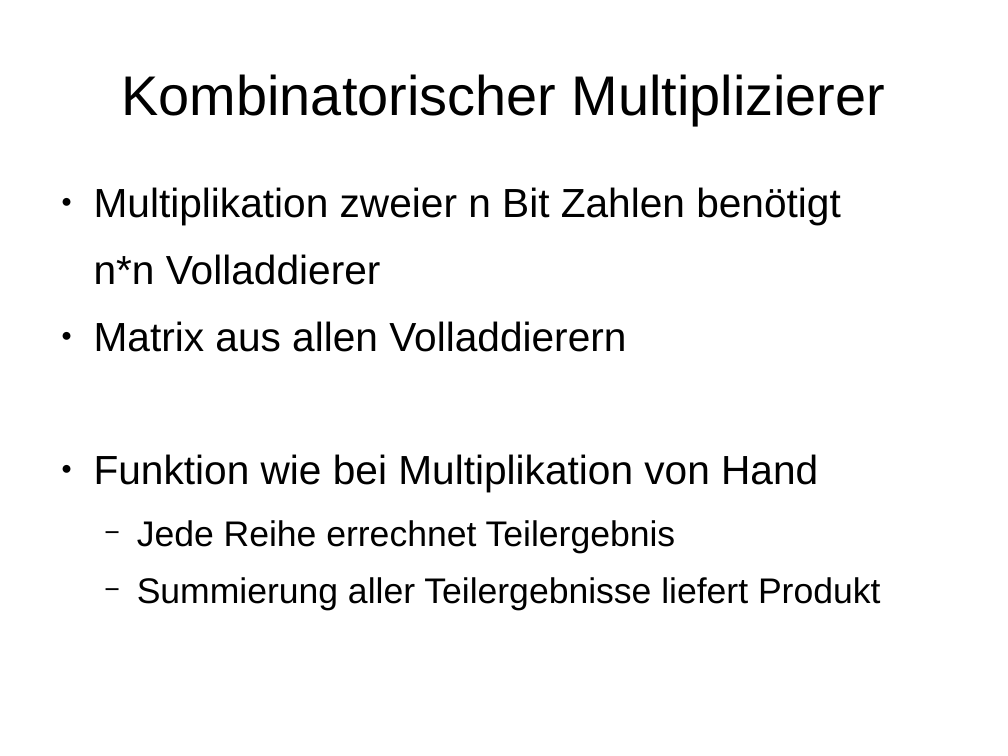
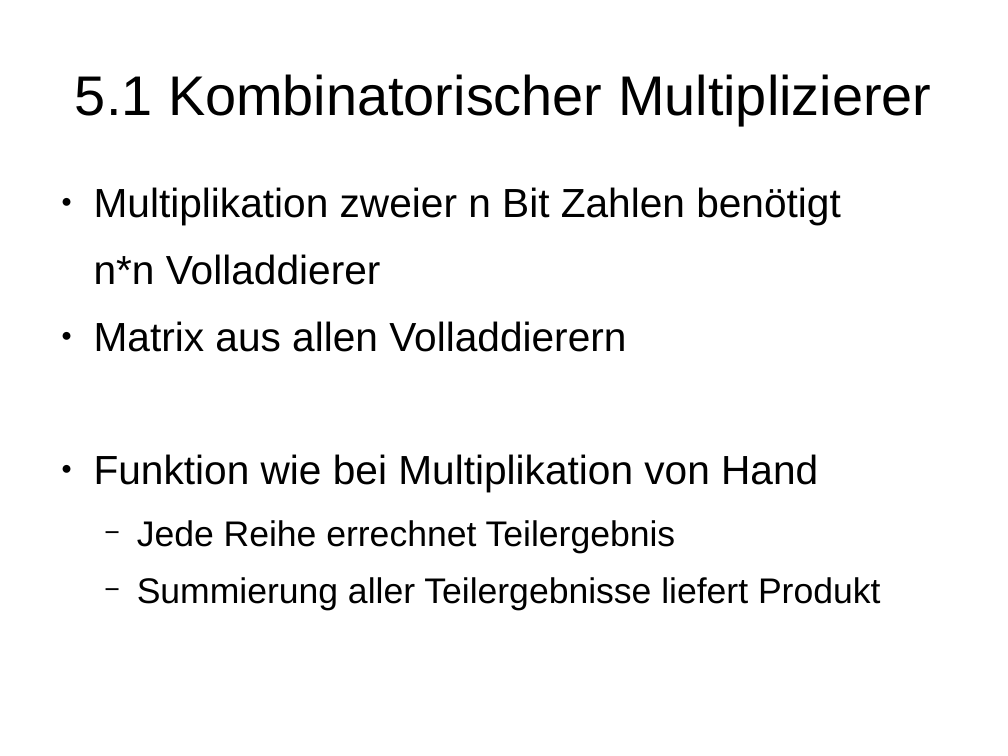
Before and after one commit to stadler-tom/schreibzeug, a slide deck: slide 14 of Presentation/Hauptseminar_RSA.odp. Drawn at 1008x756 pixels with LibreOffice and Linux fonts; fonts in the diff are those of the drawing. Boxes give left, top, right and bottom in pixels: in the first picture for what was removed or moved away, otherwise in the second. Text is boxed around its words. In the diff, an @@ line names an element or a change of style, - is before the commit and + after.

```diff
--- a/Presentation/Hauptseminar_RSA.odp
+++ b/Presentation/Hauptseminar_RSA.odp
@@ title at bbox=[75, 74, 931, 125]: text changed @@
-Kombinatorischer Multiplizierer
+5.1 Kombinatorischer Multiplizierer
```
Also in this commit, not shown: 12 other slides changed, 1 other file.
